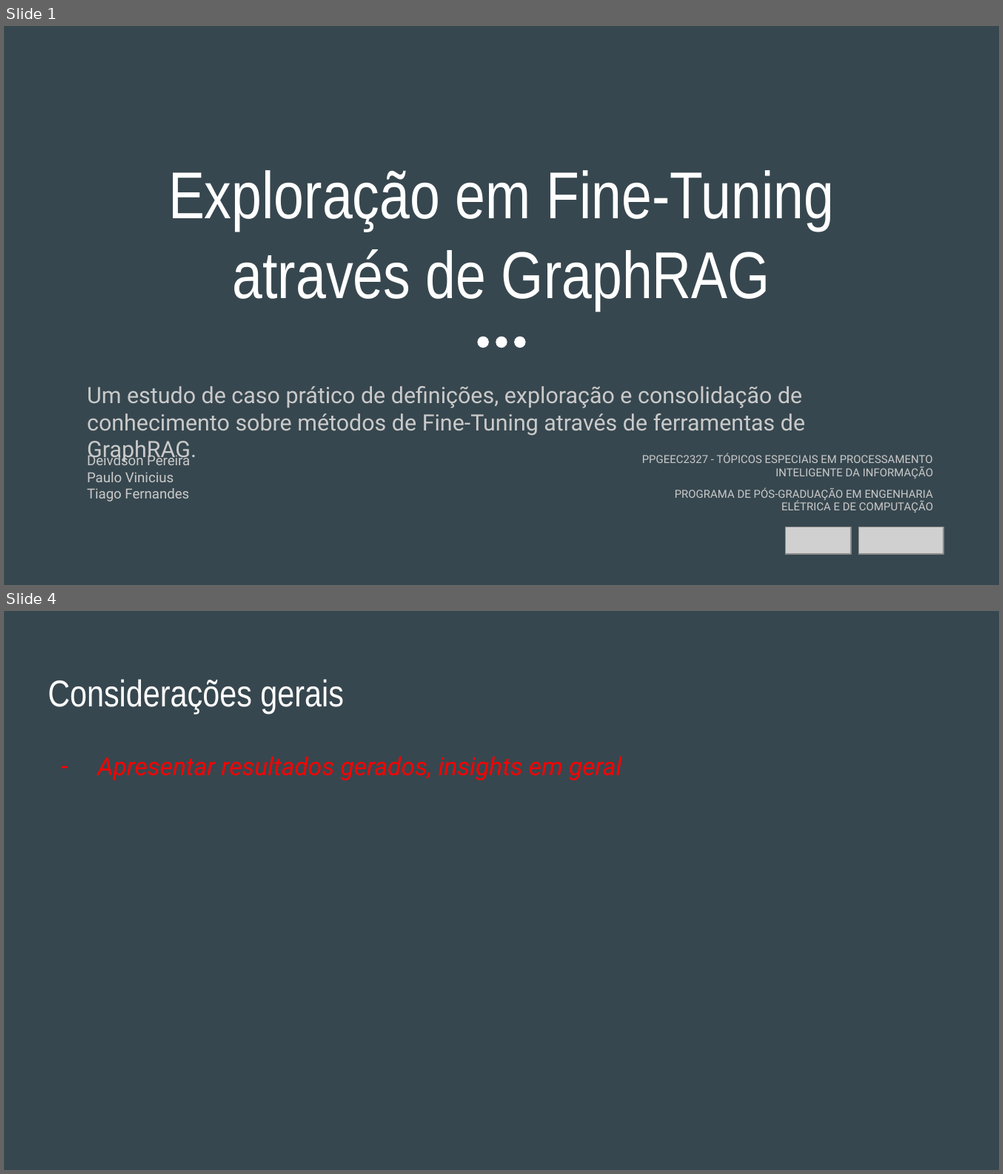
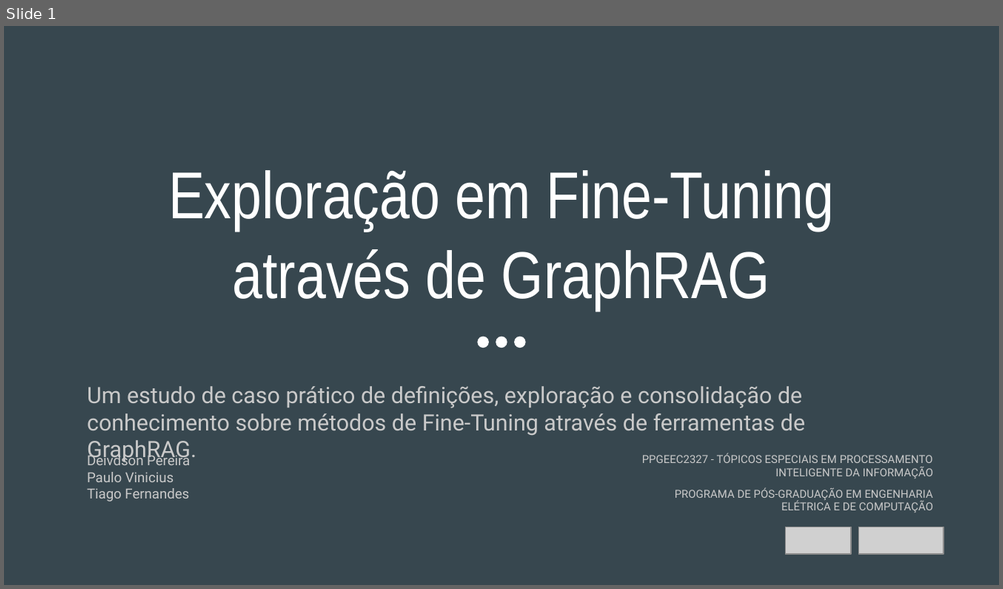
Before and after one commit to tfmiranda/ppgeec2327-t2p2, a slide deck: slides/apresentacao-t2p2.pptx. Shown one above the other, each under a label of ours: slides 1 and 4 before the commit, slide 1 after it; the slides between them are not shown. The pictures are 1003x1174 and 1003x589 pixels, drawn with LibreOffice and Linux fonts; fonts in the diff are those of the drawing; grey boxes stand for pictures. Boxes give left, top, right and bottom in pixels: in the first picture for what was removed or moved away, otherwise in the second. Text is boxed around its words. In the diff, an @@ line names an element or a change of style, - is before the commit and + after.

```diff
--- a/slides/apresentacao-t2p2.pptx
+++ b/slides/apresentacao-t2p2.pptx
@@ slide 4 removed at (4,611,999,1170), background #37474F @@
@@ title removed at (48,679,344,714) @@
-Considerações gerais
@@ text removed at (97,757,622,780) @@
-– Apresentar resultados gerados, insights em geral
```
Also in this commit, not shown: 1 slide changed, 3 slides added, 1 other slide removed, 1 other file.
